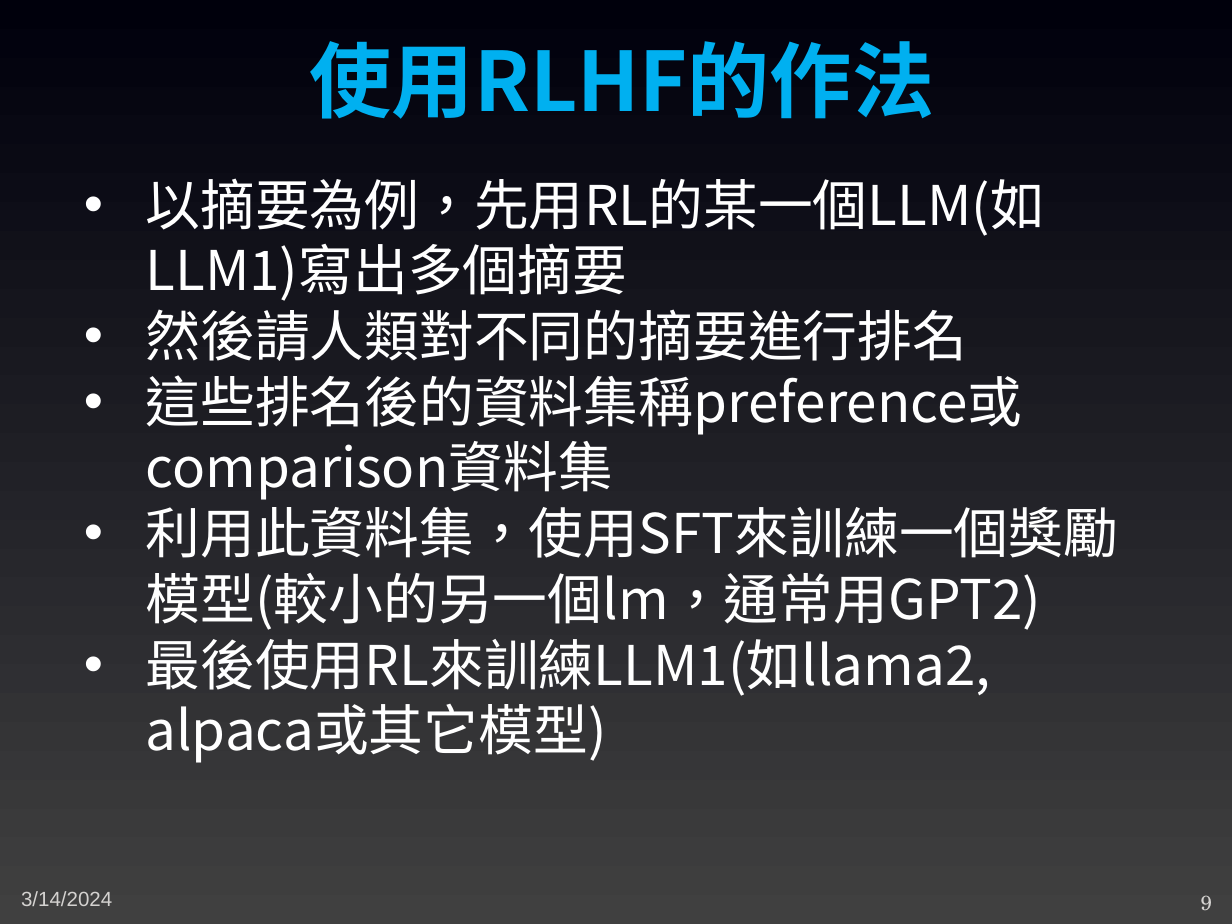
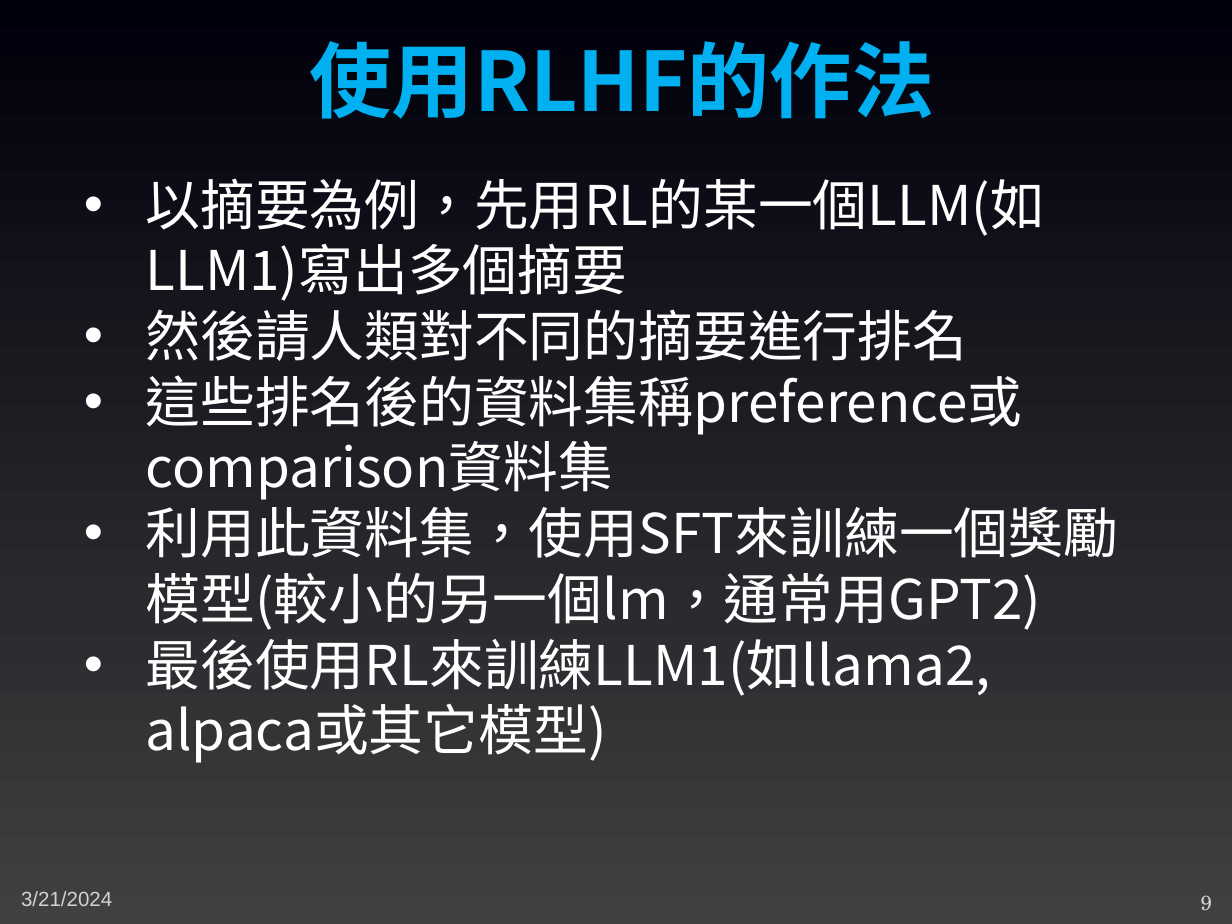
Before and after one commit to joshhu/mustllm2024, a slide deck: slide 9 of Slides/Week01/16：進入RLHF階段.pptx. Drawn at 1232x924 pixels with LibreOffice and Linux fonts; fonts in the diff are those of the drawing. Boxes give left, top, right and bottom in pixels: in the first picture for what was removed or moved away, otherwise in the second. Text is boxed around its words. In the diff, an @@ line names an element or a change of style, - is before the commit and + after.

```diff
--- a/Slides/Week01/16：進入RLHF階段.pptx
+++ b/Slides/Week01/16：進入RLHF階段.pptx
@@ text at <box>21,891,112,906</box>: text changed @@
-3/14/2024
+3/21/2024
```
Also in this commit, not shown: 29 other slides changed, 14 other files.
